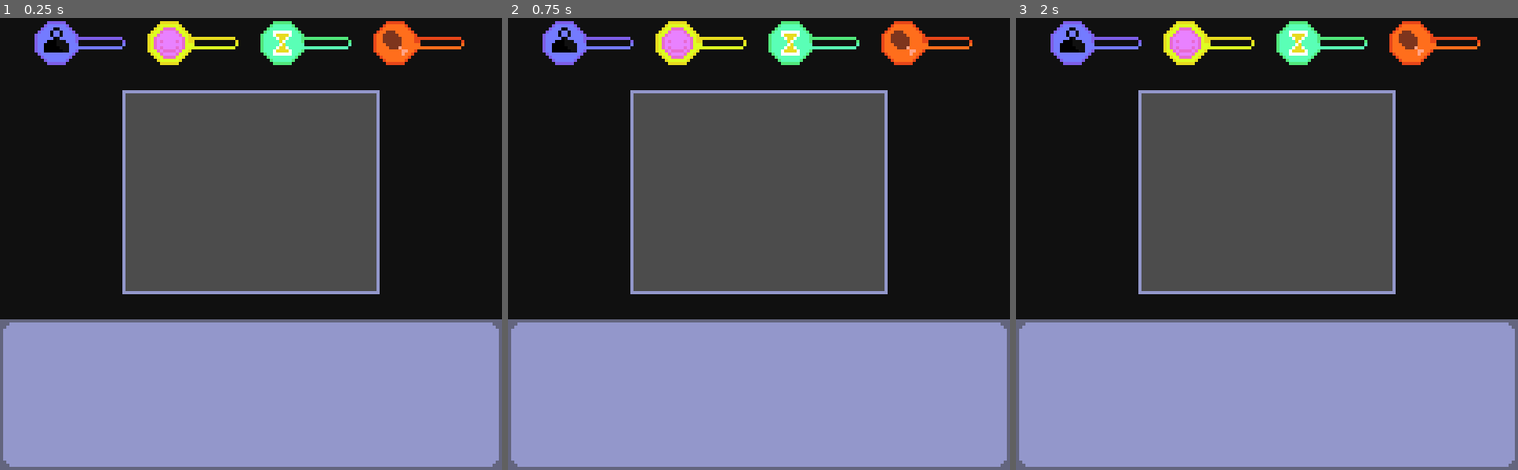
Above: before the commit, frames 1-3 (left to right).
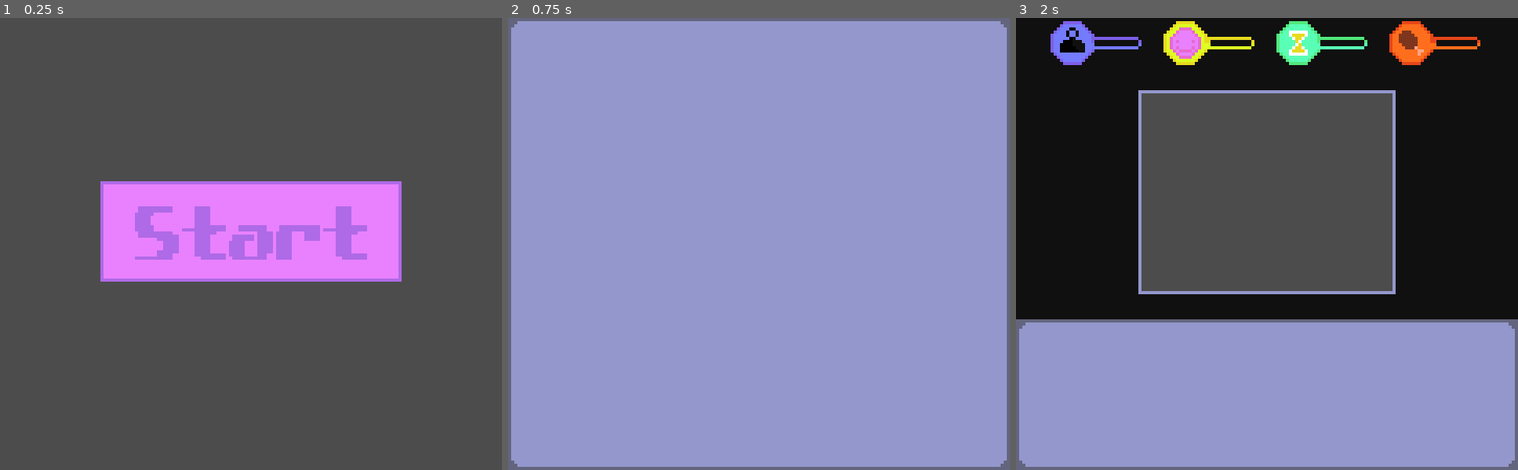
Above: after the commit, the same moments.

Repository: RustyMonky/LudumDare42
Game: Godot game, scene res://scenes/title.tscn
Same seed, same stepped clock (60 frames per second), same inputs: the game is played once before the commit and once after it. Before the commit the project starts from res://scenes/main.tscn.
Inputs (mouse positions are in pixels of both pictures, inside the frame that each line leads up to):
- Up to frame 1 (0.25 s): no input
- Up to frame 2 (0.75 s): click (759, 244) at 0.52 s
- Up to frame 3 (2 s): tap Enter (ui_accept) at 1.25 s; hold Enter (ui_accept) from 1.28 s (still down)

The runs differ from the first frame. In frame 1, 89% of the frame differs, in the area x 0-100%, y 0-100%; in frame 2, 66%; in frame 3, nothing differs.
Error in both runs: Invalid get index 'PROMPT' (on base: 'Node (gameState.gd)'). (res://scenes/main.gd:20)

Commit message:
Creates title and info scenes

Diff:
--- a/project.godot
+++ b/project.godot
@@ -11,7 +11,7 @@
 [application]
 
 config/name="LD42"
-run/main_scene="res://scenes/main.tscn"
+run/main_scene="res://scenes/title.tscn"
 config/icon="res://icon.png"
 
 [autoload]
--- /dev/null
+++ b/scenes/info.gd
@@ -0,0 +1,8 @@
+extends Node
+
+func _ready():
+	set_process_input(true)
+
+func _input(event):
+	if event.is_action_pressed("ui_accept"):
+		sceneManager.goto_scene("res://scenes/main.tscn")
--- /dev/null
+++ b/scenes/info.tscn
@@ -0,0 +1,69 @@
+[gd_scene load_steps=4 format=2]
+
+[ext_resource path="res://scenes/info.gd" type="Script" id=1]
+[ext_resource path="res://assets/sprites/ui/textbox.png" type="Texture" id=2]
+[ext_resource path="res://assets/fonts/results.tres" type="DynamicFont" id=3]
+
+[node name="info" type="Node" index="0"]
+
+script = ExtResource( 1 )
+
+[node name="textPatch" type="NinePatchRect" parent="." index="0"]
+
+anchor_left = 0.0
+anchor_top = 0.0
+anchor_right = 1.0
+anchor_bottom = 1.0
+rect_pivot_offset = Vector2( 0, 0 )
+rect_clip_content = false
+mouse_filter = 2
+mouse_default_cursor_shape = 0
+size_flags_horizontal = 1
+size_flags_vertical = 1
+texture = ExtResource( 2 )
+patch_margin_left = 3
+patch_margin_top = 3
+patch_margin_right = 3
+patch_margin_bottom = 3
+_sections_unfolded = [ "Patch Margin" ]
+
+[node name="infoText" type="RichTextLabel" parent="textPatch" index="0"]
+
+anchor_left = 0.0
+anchor_top = 0.0
+anchor_right = 1.0
+anchor_bottom = 1.0
+margin_left = 5.0
+margin_right = -5.0
+margin_bottom = -5.0
+rect_pivot_offset = Vector2( 0, 0 )
+rect_clip_content = true
+mouse_filter = 0
+mouse_default_cursor_shape = 0
+size_flags_horizontal = 1
+size_flags_vertical = 1
+custom_fonts/bold_font = ExtResource( 3 )
+custom_fonts/normal_font = ExtResource( 3 )
+custom_colors/default_color = Color( 0.392157, 0.4, 0.498039, 1 )
+bbcode_enabled = true
+bbcode_text = "[color=#ff6f1d]Feed[/color], [color=#dfff22]play[/color] with, or [color=#757cff]scold[/color] pets to raise them properly.
+Then [color=#52e87c]release[/color] them into the wild and get evaluated!
+
+Different pets react differently to each action.
+
+Left-click is all you need. Click to start!"
+visible_characters = -1
+percent_visible = 1.0
+meta_underlined = true
+tab_size = 4
+text = "Feed, play with, or scold pets to raise them properly.
+Then release them into the wild and get evaluated!
+
+Different pets react differently to each action.
+
+Left-click is all you need. Click to start!"
+scroll_active = true
+scroll_following = false
+selection_enabled = false
+override_selected_font_color = false
+_sections_unfolded = [ "BBCode", "Margin", "Rect", "custom_colors", "custom_fonts" ]
--- a/scenes/main.tscn
+++ b/scenes/main.tscn
@@ -14,7 +14,7 @@
 [ext_resource path="res://assets/sprites/ui/bars/hungerBar.png" type="Texture" id=12]
 [ext_resource path="res://assets/sprites/ui/bars/hungerProgress.png" type="Texture" id=13]
 
-[node name="root" type="Node" index="0"]
+[node name="root" type="Node"]
 
 script = ExtResource( 1 )
 
--- /dev/null
+++ b/scenes/title.tscn
@@ -0,0 +1,34 @@
+[gd_scene load_steps=3 format=2]
+
+[ext_resource path="res://title.gd" type="Script" id=1]
+[ext_resource path="res://assets/sprites/ui/buttons/startButton.png" type="Texture" id=2]
+
+[node name="title" type="Node"]
+
+script = ExtResource( 1 )
+
+[node name="start" type="TextureButton" parent="." index="0"]
+
+anchor_left = 0.5
+anchor_top = 0.5
+anchor_right = 0.5
+anchor_bottom = 0.5
+margin_left = -48.0
+margin_top = -20.0
+margin_right = 48.0
+margin_bottom = 20.0
+rect_pivot_offset = Vector2( 0, 0 )
+rect_clip_content = false
+focus_mode = 2
+mouse_filter = 0
+mouse_default_cursor_shape = 0
+size_flags_horizontal = 1
+size_flags_vertical = 1
+toggle_mode = false
+enabled_focus_mode = 2
+shortcut = null
+group = null
+texture_normal = ExtResource( 2 )
+_sections_unfolded = [ "Textures" ]
+
+[connection signal="pressed" from="start" to="." method="_on_start_pressed"]
--- /dev/null
+++ b/title.gd
@@ -0,0 +1,7 @@
+extends Node
+
+func _ready():
+	pass
+
+func _on_start_pressed():
+	sceneManager.goto_scene("res://scenes/info.tscn")
Binary file added: assets/sprites/ui/buttons/startButton.png
Not shown, added: assets/sprites/ui/buttons/startButton.png.import
Not shown, added: export_presets.cfg
